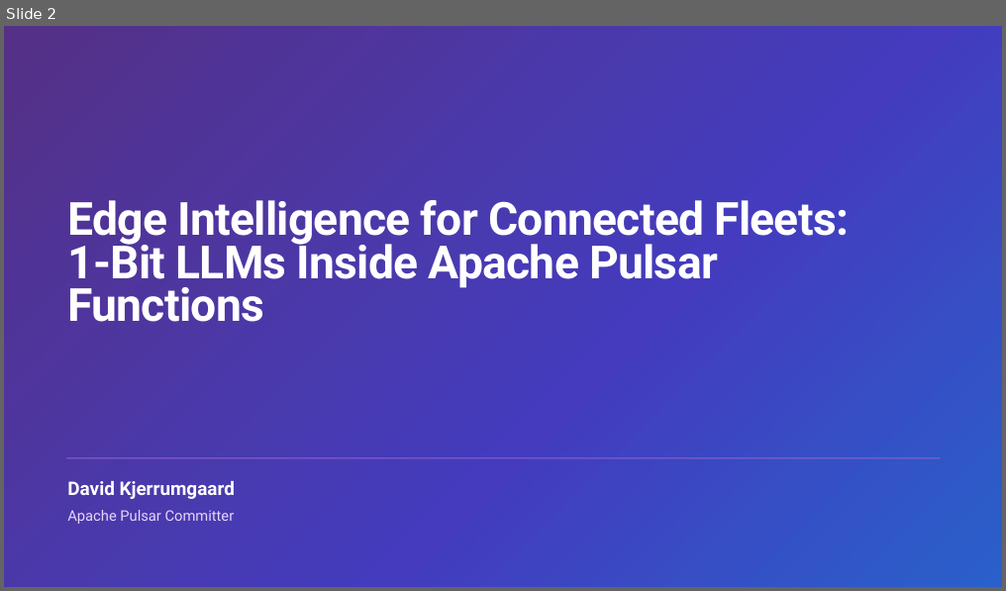
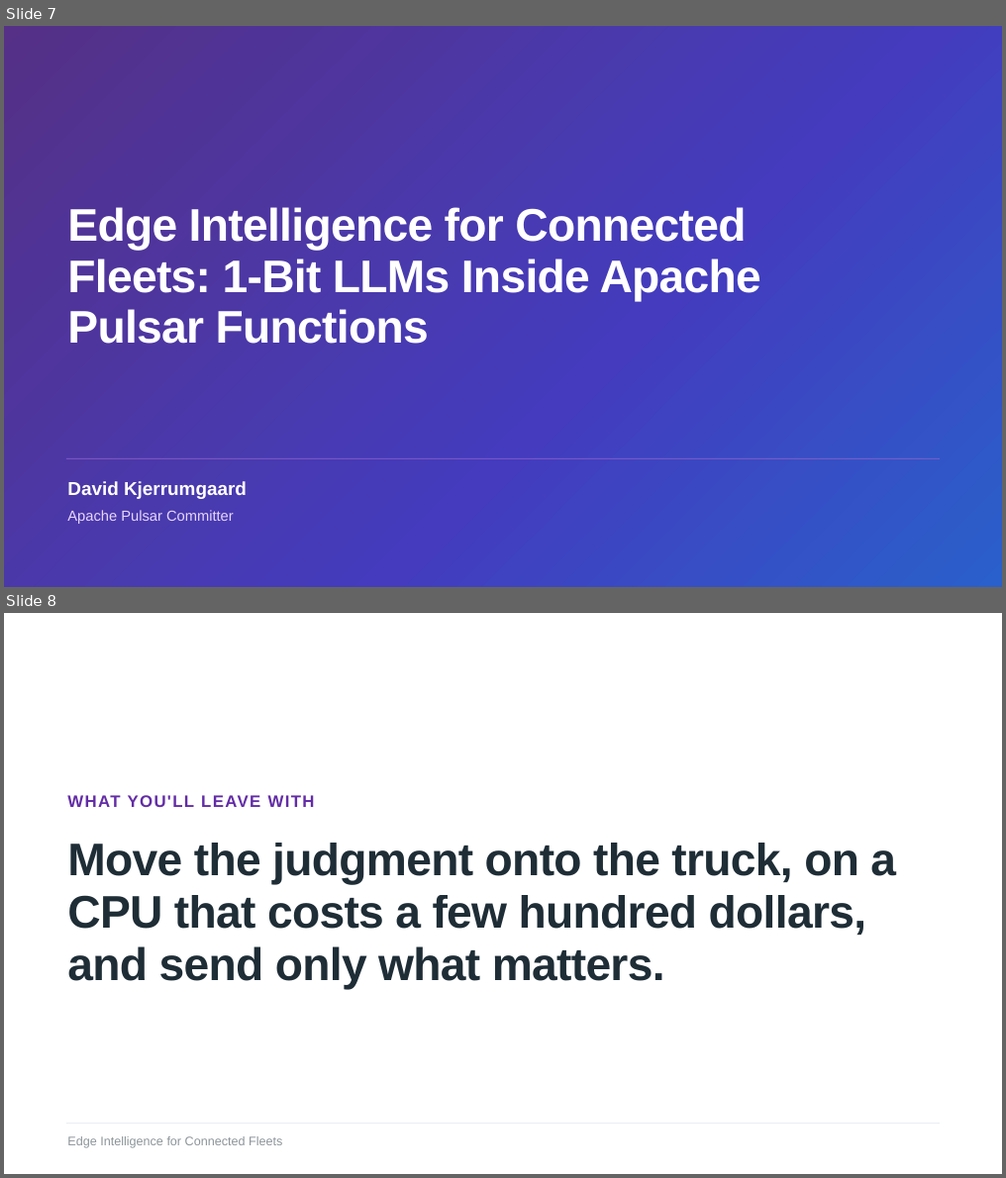
Before and after one commit to david-streamlio/fleet-trilogy, a slide deck: talks/talk1-edge-intelligence/slides/Edge-Intelligence-for-Connected-Fleets.pptx. Shown one above the other, each under a label of ours: slide 2 before the commit, slides 7 and 8 after it. The pictures are 1006x591 and 1006x1178 pixels, drawn with LibreOffice and Linux fonts; fonts in the diff are those of the drawing. Boxes give left, top, right and bottom in pixels: in the first picture for what was removed or moved away, otherwise in the second. Text is boxed around its words. In the diff, an @@ line names an element or a change of style, - is before the commit and + after.

```diff
--- a/talks/talk1-edge-intelligence/slides/Edge-Intelligence-for-Connected-Fleets.pptx
+++ b/talks/talk1-edge-intelligence/slides/Edge-Intelligence-for-Connected-Fleets.pptx
@@ slide 8 added at (4,613,1002,1174), background #FFFFFF @@
@@ text added at (67,795,315,807), 24 pt, text #632CA6, bold @@
+WHAT YOU'LL LEAVE WITH
@@ text added at (67,843,896,989), 66 pt, text #1C2B34 at 98% opacity, bold @@
+Move the judgment onto the truck, on a CPU that costs a few hundred dollars, and send only what matters.
@@ rectangle added at (66,1123,940,1124), fill #E2E5ED @@
@@ text added at (67,1137,282,1149), 18 pt, text #1C2B34 at 50% opacity @@
+Edge Intelligence for Connected Fleets
@@ what was slide 2 is now slide 7 @@
@@ slide 7 changed as well @@
@@ text "Edge Intelligence for Connected Fleets: ..." at (67,207,761,344): font Roboto to Arial; line spacing 0.79 to 0.94 @@
@@ text "David Kjerrumgaard" at (67,481,247,499): font Roboto to Arial @@
@@ text "Apache Pulsar Committer" at (67,510,234,524): font Roboto to Arial @@
```
Also in this commit, not shown: 18 other slides changed, 9 other slides added, 7 slides removed, 1 other file.
